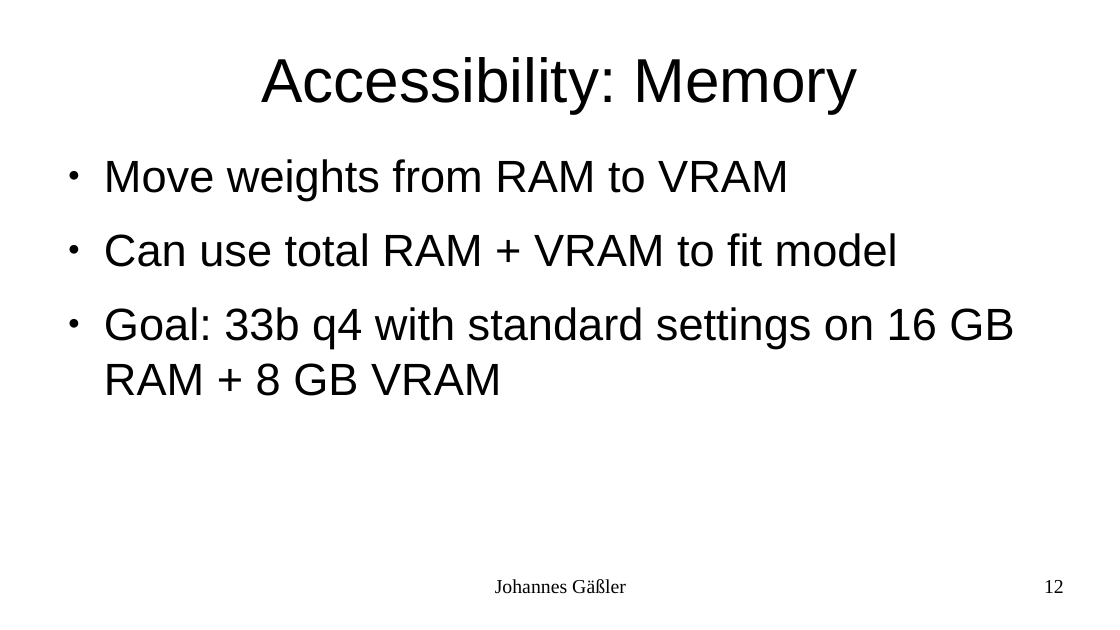
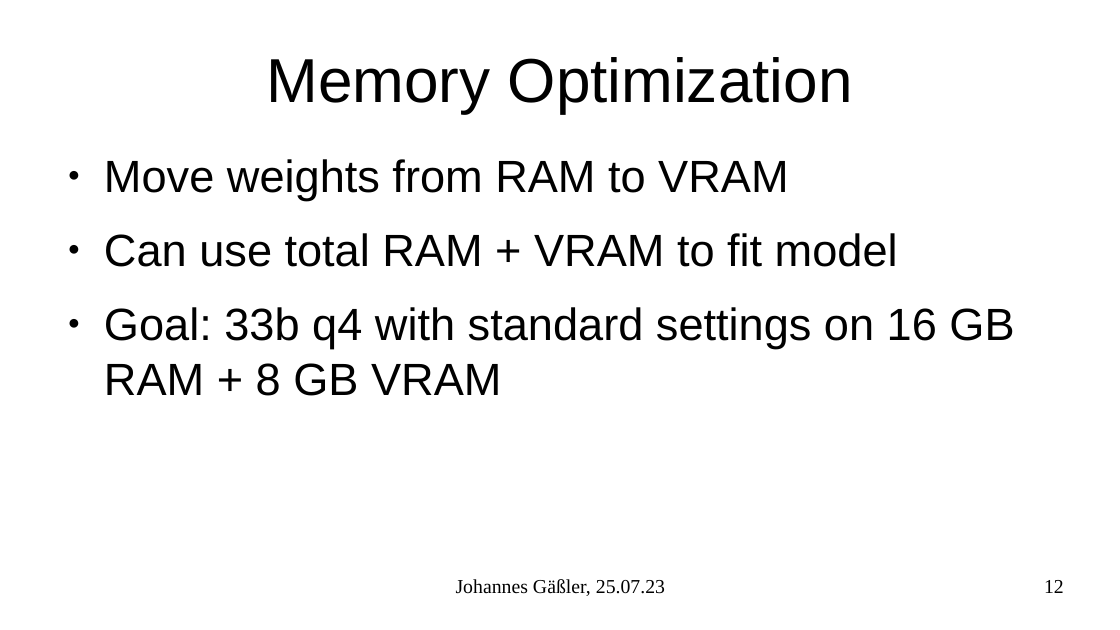
Before and after one commit to JohannesGaessler/presentations, a slide deck: slide 12 of 2023_07_25_llama.cpp_GPU_Acceleration/karlsruhe.ai.odp. Drawn at 1120x630 pixels with LibreOffice and Linux fonts; fonts in the diff are those of the drawing. Boxes give left, top, right and bottom in pixels: in the first picture for what was removed or moved away, otherwise in the second. Text is boxed around its words. In the diff, an @@ line names an element or a change of style, - is before the commit and + after.

```diff
--- a/2023_07_25_llama.cpp_GPU_Acceleration/karlsruhe.ai.odp
+++ b/2023_07_25_llama.cpp_GPU_Acceleration/karlsruhe.ai.odp
@@ title at (266,57,853,113): text changed @@
-Accessibility: Memory
+Memory Optimization
@@ text at (456,579,665,596): text changed @@
-Johannes Gäßler
+Johannes Gäßler, 25.07.23
```
Also in this commit, not shown: 15 other slides changed, 4 slides added, 3 other files.
